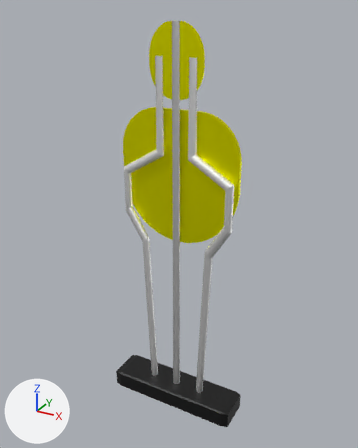
One commit to the glTF model wall.glb: the scene before it, then after it.
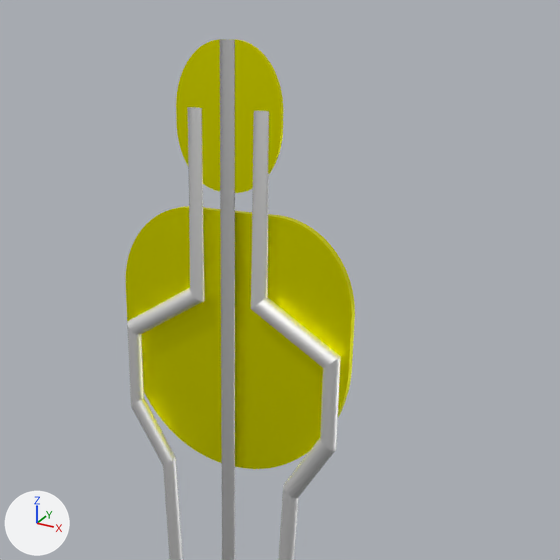
There are two pictures of each version: one whole from a 50 mm camera at (1.14, -2.05, 1.16) aimed at (0.0, 0.03, 0.12), one close up on the part from 16% to 97% of the width and 0% to 65% of the height. Lighting does not change. The marker at lower left points along +X, +Y and +Z. Where no turn or scale is listed for an object, it has been applied to the vertices. Vertices at the same position are counted once.

Script lines for the objects in view, before the commit:
```python
me_cube_004 = bpy.data.meshes.new('Cube.004')
me_cube_004.from_pydata(...)  # 248 vertices, 492 faces; spans x -0.14..0.14, y -0.005..0.005, z -0.17..0.17
me_cube_004.materials.append(mat_material_001)  # yellow #ffff00
me_cylinder_002 = bpy.data.meshes.new('Cylinder.002')
me_cylinder_002.from_pydata(...)  # 62 vertices, 122 faces; spans x -0.02..0.02, y -0.02..0.02, z -1.0..1.0
me_cylinder_002.materials.append(mat_material_007)  # white #e7e7e7
me_cylinder_004 = bpy.data.meshes.new('Cylinder.004')
me_cylinder_004.from_pydata(...)  # 368 vertices, 698 faces; spans x -15.4..15.4, y -1.0..1.0, z -1.0..3.6
me_cylinder_004.materials.append(mat_material_002)  # white #ffffff
ob_cube_002 = bpy.data.objects.new('Cube.002', me_cube_004)
ob_cube_002.location = (0.0, 0.005, 0.93)
ob_cylinder = bpy.data.objects.new('Cylinder', me_cylinder_002)
ob_cylinder.location = (0.0, 0.0, 0.1)
ob_cylinder_004 = bpy.data.objects.new('Cylinder.004', me_cylinder_004)
ob_cylinder_004.location = (0.0, 0.0, -0.5)
ob_cylinder_004.scale = (-0.02, 0.02, 0.4)
# also in view: 'Cube.001' at (0.0, 0.03, 0.37)
```
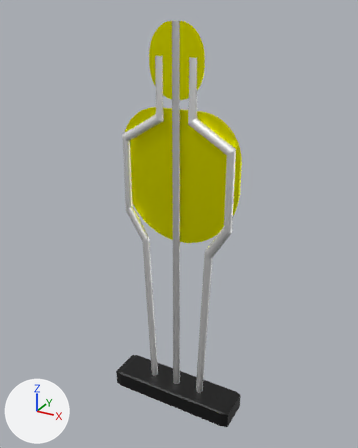
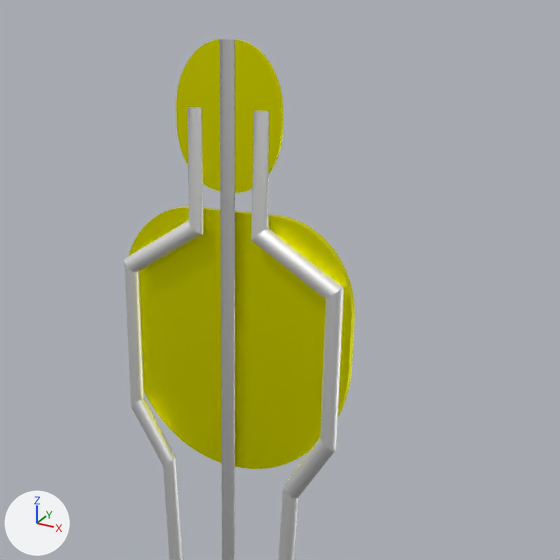
Changed parts and their boxes [x1, y1, x2, y2] in the close-ups (560 x 560 px; the box of a moved part takes in the faces that stretch with it):
'Cylinder.004', reshaped: before [127, 107, 341, 560]; after [124, 107, 344, 560]
part 1 of me_cylinder_004, moved or reshaped: before [251, 111, 341, 451]; after [251, 111, 344, 451]
part 2 of me_cylinder_004, moved or reshaped: before [127, 107, 205, 406]; after [124, 107, 204, 406]

The change, as a list of edits to the scene's bpy script:
```text
Change me_cylinder_004:
    where me_cylinder_004.from_pydata(...)  # 368 vertices, 698 faces; spans x -15.4..15.4, y -1.0..1.0, z -1.0..3.6
    used by ob_cylinder_004; location = (0.0, 0.0, -0.5); scale = (-0.02, 0.02, 0.4)
    me_cylinder_004 part 1: all 64 vertices in x -15.4..-3.4, y -1.0..1.0, z 2.2..2.5 are moved by (0.0, 0.0, 0.4)
    me_cylinder_004 part 2: all 64 vertices in x 3.4..15.4, y -1.0..1.0, z 2.2..2.5 are moved by (0.0, 0.0, 0.4)
```
